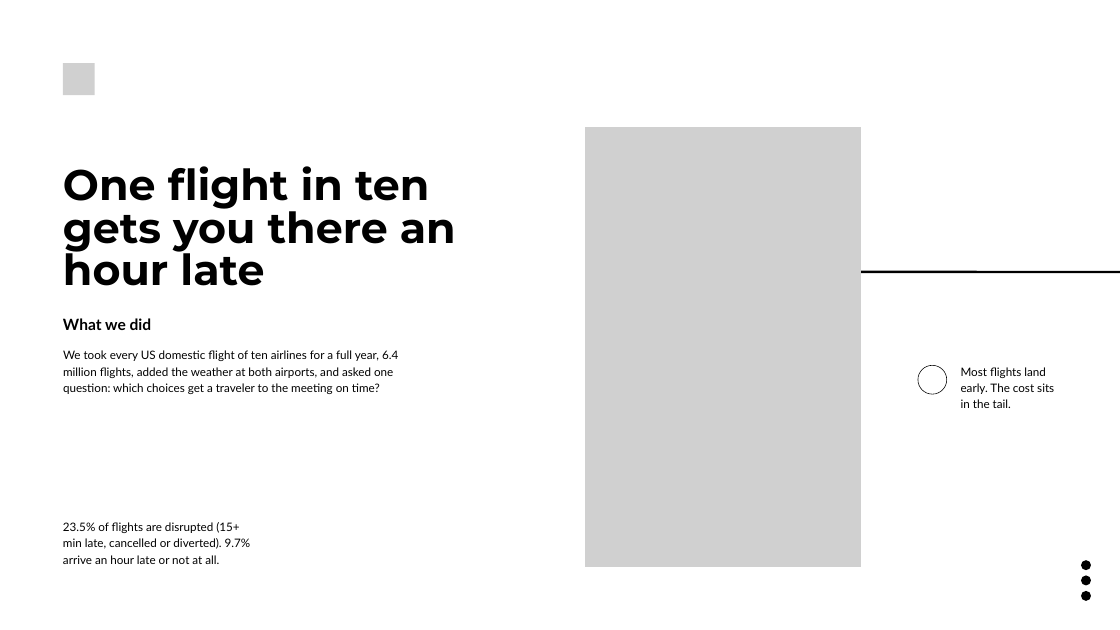
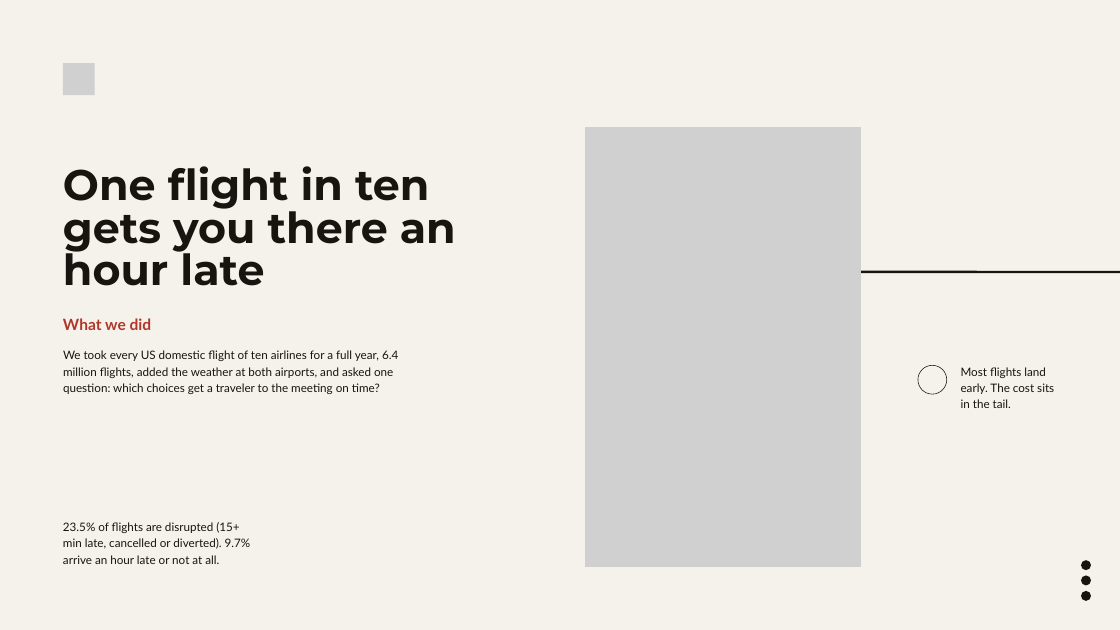
Before and after one commit to akhilhnairprojects/BUhackathon, a slide deck: slide 2 of deck/Arrive_On_Time_Simple.pptx. Drawn at 1120x630 pixels with LibreOffice and Linux fonts; fonts in the diff are those of the drawing; grey boxes stand for pictures; background and template pictures are left out. Boxes give left, top, right and bottom in pixels: in the first picture for what was removed or moved away, otherwise in the second. Text is boxed around its words. In the diff, an @@ line names an element or a change of style, - is before the commit and + after.

```diff
--- a/deck/Arrive_On_Time_Simple.pptx
+++ b/deck/Arrive_On_Time_Simple.pptx
@@ background #FFFFFF to #F5F2EC @@
@@ line (861, 272) - (1120, 272): stroke #000000 3 pt to #17150F 3 pt @@
@@ text "What we did" at (x1=63, y1=318, x2=152, y2=330): text colour #000000 to #B1372B @@
@@ text colour #000000 to #17150F in 4 elements at (x1=63, y1=166, x2=456, y2=286), (x1=63, y1=522, x2=251, y2=564), (x1=961, y1=367, x2=1054, y2=408), (x1=63, y1=350, x2=398, y2=394) @@
@@ freeform shape at (x1=918, y1=365, x2=946, y2=394): outline #000000 0.75 pt to #17150F 0.75 pt @@
@@ fill #000000 to #17150F in 3 elements at (x1=1081, y1=591, x2=1091, y2=601), (x1=1081, y1=576, x2=1091, y2=586), (x1=1081, y1=560, x2=1091, y2=570) @@
```
Also in this commit, not shown: 10 other slides changed, 8 other files.
